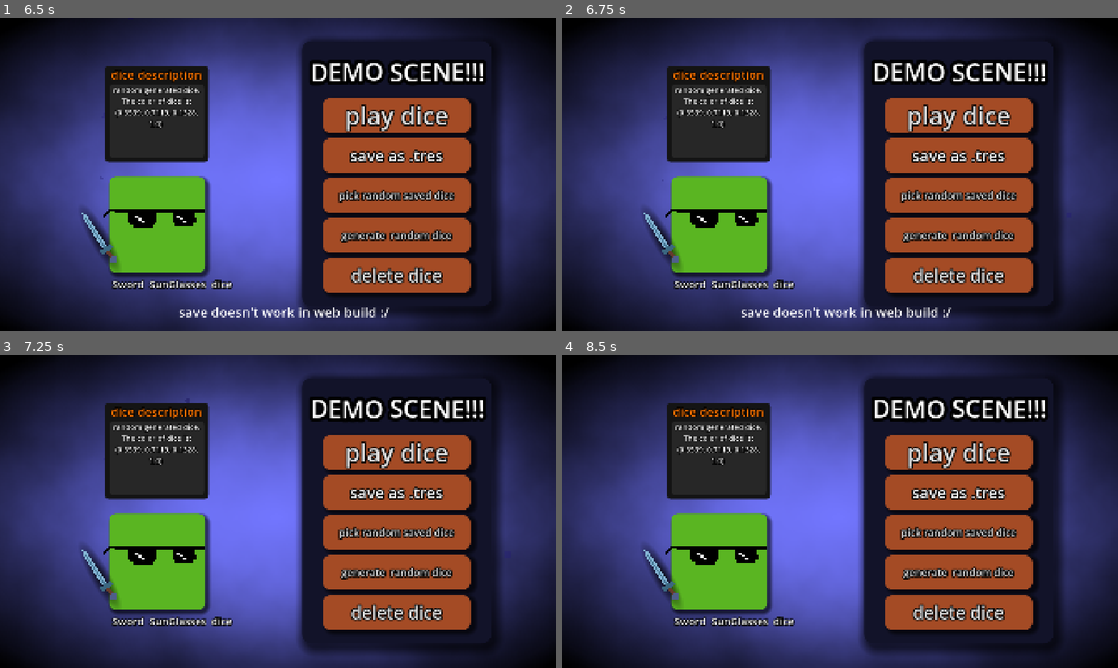
Above: before the commit, frames 1-4 (two rows, left to right).
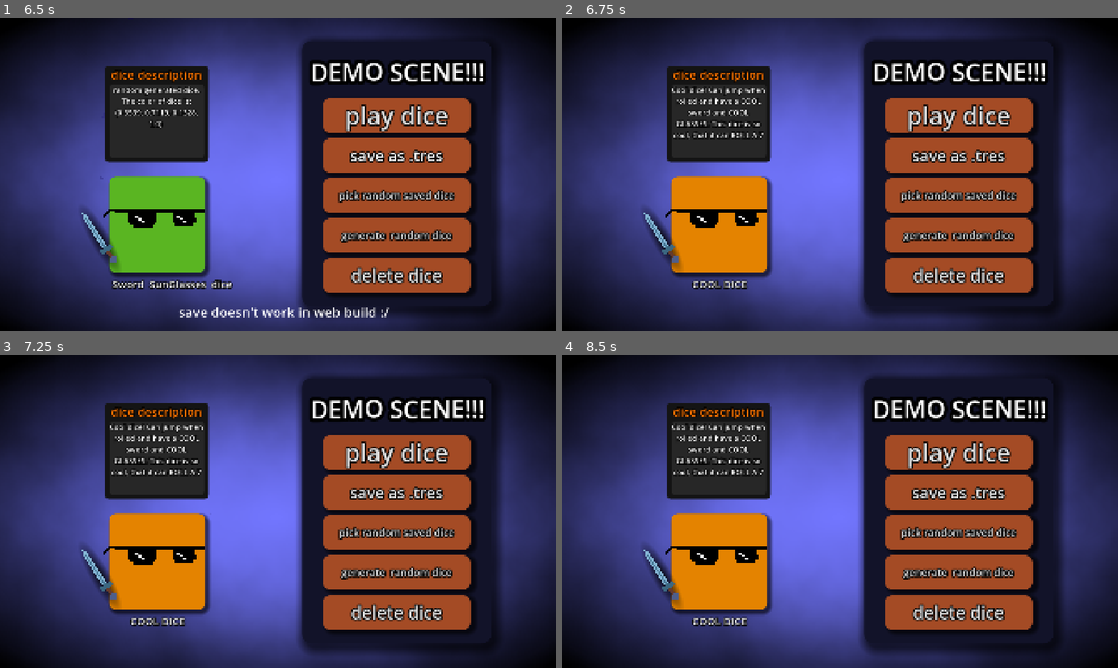
Above: after the commit, the same moments.

Repository: Tetramollaxx/XK_CMS
Game: Godot game, scene res://Game/CMS/Demo/scenes/demo_main.tscn
Same seed, same stepped clock (60 frames per second), same inputs: the game is played once before the commit and once after it.
Inputs:
- Up to frame 1 (6.5 s): click "pick random saved dice" at 0.5 s; click "generate random dice" at 1.25 s; click "play dice" at 2 s; click "play dice" at 2.75 s; click "generate random dice" at 3.5 s; click "play dice" at 4.25 s; click "generate random dice" at 5 s; click "save as .tres" at 5.75 s
- Up to frame 2 (6.75 s): tap Enter (ui_accept) at 6.5, 6.6 s
- Up to frame 3 (7.25 s): tap Enter (ui_accept) at 6.77, 7.07 s
- Up to frame 4 (8.5 s): tap Enter (ui_accept) at 7.35, 7.52, 7.82, 8.1 s

Frame 1 is identical in both runs. In frame 2, 7.1% of the frame differs, in the area x 19-87%, y 13-96%; in frame 3, 6.6%; in frame 4, 6.6%.

Commit message:
Fighting with the memory

Diff:
--- a/Game/CMS/CMS.gd
+++ b/Game/CMS/CMS.gd
@@ -9,7 +9,7 @@
 static var all_keys: Array[String] = []
 
 ## Включить или отключить бесячий print
-static var debug_print : bool = true
+static var debug_print : bool = false
 
 
 static func get_entity(key: String) -> Entity:
--- a/Game/CMS/Demo/Tags/TagJumpOnPlay.gd
+++ b/Game/CMS/Demo/Tags/TagJumpOnPlay.gd
@@ -1,5 +1,6 @@
 extends Tag
 class_name TagJumpOnPlay
+
 
 var _is_in_animation
 func OnPlayedDice(dice : Dice):
--- a/Game/CMS/Demo/Tags/TagMemoryLeak.gd
+++ b/Game/CMS/Demo/Tags/TagMemoryLeak.gd
@@ -5,15 +5,16 @@
 ## утечки можно проверить в Отладчик->Мониторинг-> кол-во объектов, ресурсов и узлов.
 class_name TagMemoryLeak
 
-var reference_to_the_data : EntityData
-var reference_to_the_tags : Array[Tag]
+#var reference_to_the_data : EntityData
+#var reference_to_the_tags : Array[Tag]
 
 
-func OnInitData(data : EntityData):
-	reference_to_the_data = data
+func OnPlayedDice(_d : Dice):
+	for t in entity_node.data.Tags:
+		pass
+		#reference_to_the_tags.append(t)
+		#(entity_node.get_parent() as Main).memory_leak.append(entity_node.data)
 
-	for t in data.Tags:
-		reference_to_the_tags.append(t)
 
 #func OnUnregistred(): # Чтобы не было утечки памяти, нужно удалять ссылки, или вообще не создавать ссылки
 	#reference_to_the_tags = [null]
--- a/Game/CMS/Demo/scenes/dice.gd
+++ b/Game/CMS/Demo/scenes/dice.gd
@@ -9,5 +9,6 @@
 @onready var rolled_value_label: Label = $RolledValueLabel
 
 
+
 func get_visual_elements():
 	return %VisualElements.get_children()
--- a/Game/CMS/Demo/scripts/demo_main.gd
+++ b/Game/CMS/Demo/scripts/demo_main.gd
@@ -7,12 +7,28 @@
 var resources  : Array[String]
 
 
-var memory_leak_references : Array[EntityData]
+var can_test :bool = false
+
+
+func _ready() -> void:
+	await get_tree().create_timer(10).timeout
+	can_test = true
+	await get_tree().create_timer(4).timeout
+	can_test = false
+
+
+func _process(_delta: float) -> void:
+	if can_test:
+		_on_delete_dice_button_pressed()
+		_on_ramdomize_button_pressed()
+	if Input.is_action_just_pressed("ui_accept"):
+		get_tree().reload_current_scene()
 
 
 func _on_ramdomize_button_pressed() -> void:
 	var pos : Vector2 = Vector2(543.0, 715.0)
 	if dice:
+		print(dice.data)
 		pos = dice.global_position
 		dice.queue_free()
 	dice = load("res://Game/CMS/Demo/scenes/dice.tscn").instantiate()
@@ -20,7 +36,6 @@
 	resources = CMS.get_resources_in_directory("res://Game/CMS/Demo/Entities/")
 
 	dice.data = ResourceLoader.load(resources.pick_random())
-	memory_leak_references.append(dice.data)
 	dice.global_position = pos
 	add_child(dice)
 
--- a/Game/CMS/EntityData.gd
+++ b/Game/CMS/EntityData.gd
@@ -8,5 +8,9 @@
 
 func UnregisterTags():
 	for tag in Tags:
-		Interactions.unregister_object(tag)
-		tag.OnUnregistred()
+		tag._on_unregister()
+		assert(tag.get_reference_count() <= 2, "Too many references: " + str(tag.get_reference_count()) + " to the Tag, this may create memory leak, must be <= 2")
+	print(get_reference_count())
+	assert(get_reference_count() <= 2, "Too many references: " + str(get_reference_count()) + " to the EntityData, this may create memory leak, must be <= 2")
+
+# если ты читаешь эту ошибку, значит ты не почистил ссылки на tag'и и EntityData, это может вызвать утечки памяти
--- a/Game/CMS/InteractionManager.gd
+++ b/Game/CMS/InteractionManager.gd
@@ -1,31 +1,146 @@
 extends Node
-## Херовый аналог интеракторов хк. Находит и даёт все узлы, реализующие метод, узлы должны находится в группе Implementors. Также позволяет находить ресурсы (Тэги) реализующие нужные методы, однако ресурcы нужно регестрировать
-class_name InteractionManger
+class_name InteractionManager
 
-## Все те, кого он может вызвать, для Node есть возможность быть добавленной в группу "Implementers", через ui
-var objects : Array[Object]
+var ClearThreshold : int = 5
+
+var _interactions : Array[WeakRef]
+var _visited : Array[int]
+
+var DebugPrint : bool = false
+
+func _ready() -> void:
+	_initialize_interactions()
+
+	get_tree().node_added.connect(_on_node_added)
+	get_tree().node_removed.connect(_on_node_deleted)
 
 
+func _on_node_added(n : Node):
+	if n.has_meta("Interaction") and n.get_meta("Interaction"):
+		if ! _has(n):
+			_interactions.append(weakref(n))
+	var props := n.get_property_list()
+	for p in props:
+		var value = n.get(p.name)
+		_process_prop(value)
 
-func register_object(obj : Object):
-	if !objects.has(obj):
-		objects.append(obj)
+func _on_node_deleted(n : Node):
+	if _has(n):
+		for i in _interactions.size():
+			if _interactions[i].get_ref() == n:
+				_interactions.remove_at(i)
+	if _interactions.size() > ClearThreshold:
+		for i in range(_interactions.size() -1, -1, -1):
+			if _interactions[i] == null:
+				_interactions.remove_at(i)
+				continue
+			if !is_instance_valid(_interactions[i].get_ref()):
+				_interactions.remove_at(i)
+				continue
+			if _interactions[i].get_ref() == null:
+				_interactions.remove_at(i)
+				continue
 
-func unregister_object(obj : Object):
-	objects.erase(obj)
+func _initialize_interactions():
+	var root = get_tree().root
 
-## даём тем, кто просит всех тех, у кого есть данный метод
-func get_implementers(method_name : String):
-	var result : Array[Object]
-	for obj in objects:
-		if obj.has_method(method_name):
-			result.append(obj)
-	for n in get_tree().get_nodes_in_group("Implementers"):
-		if !result.has(n) and n.has_method(method_name):
-			result.append(n)
-	return result
+	for c in root.get_children():
+		_process_node_recursive(c)
 
-## вызываем всех тех, у кого есть метод
+	if DebugPrint:
+		for i in _interactions:
+			print("registerd interaction : ", i.get_ref())
+
+
+func _process_node_recursive(n : Node):
+
+	if _was_visited(n):
+		return
+	_mark_visited(n)
+
+	if n.has_meta("Interaction") and n.get_meta("Interaction"):
+		if ! _has(n):
+			_interactions.append(weakref(n))
+	for c in n.get_children():
+		_process_node_recursive(c)
+
+	if n is Entity:
+		pass
+
+	var props := n.get_property_list()
+	for p in props:
+		var value = n.get(p.name)
+		_process_prop(value)
+
+func _process_prop(value):
+	if value == null:
+		return
+
+	if _was_visited(value):
+		return
+	_mark_visited(value)
+
+	if typeof(value) == TYPE_ARRAY:
+		for i in value:
+			_process_prop(i)
+	elif typeof(value) == TYPE_DICTIONARY:
+		for k in value.keys():
+			_process_prop(value[k])
+	elif typeof(value) == TYPE_OBJECT:
+		if value.has_meta("Interaction") and value.get_meta("Interaction"):
+			if ! _has(value):
+				_interactions.append(weakref(value))
+		var props = value.get_property_list()
+		for p in props:
+			var v = value.get(p.name)
+
+			if typeof(v) == typeof(value):
+				if v == value:
+					continue
+
+			_process_prop(v)
+
+func _has(obj : Object):
+	for i in _interactions:
+		if i.get_ref() == obj:
+			return true
+	return false
+
+func _mark_visited(obj : Variant):
+	if !obj is Object:
+		return
+	_visited.append(obj.get_instance_id())
+
+func _was_visited(obj : Variant):
+	if !obj is Object:
+		return false
+	return _visited.has(obj.get_instance_id())
+
+
+func get_implementers(method_name : String) -> Array:
+	var to_return : Array[Object]
+
+
+	for i in range(_interactions.size() -1, -1, -1):
+		if _interactions[i] == null:
+			_interactions.remove_at(i)
+			continue
+		if !is_instance_valid(_interactions[i].get_ref()):
+			_interactions.remove_at(i)
+			continue
+		if _interactions[i].get_ref() == null:
+			_interactions.remove_at(i)
+			continue
+		if _interactions[i].get_ref().has_method(method_name):
+			to_return.append(_interactions[i].get_ref())
+
+		_visited = []
+
+	if DebugPrint:
+		print("interactions count: ", _interactions.size())
+	return to_return
+
 func call_implementers(method_name : String, ...args : Array[Variant]):
-	for imp in get_implementers(method_name):
-		imp.callv(method_name, args)
+	var a = get_implementers(method_name)
+	for i in a:
+		i.callv(method_name, args)
--- a/Game/CMS/TagDefinition.gd
+++ b/Game/CMS/TagDefinition.gd
@@ -5,15 +5,23 @@
 var entity_node : Entity
 
 func _on_init_data(data : EntityData):
-	Interactions.register_object(self)
+	set_meta("Interaction", true)
 	OnInitData(data)
+
 
 @warning_ignore("unused_parameter") # бесит !!!
 func OnInitData(data : EntityData) : pass # virtual типо _ready() для тэгов
 
 func OnEntityReady() : pass
+func OnUnregister()  : pass
 
-func OnUnregistred() :
-	if self is TagMemoryLeak:
-		for p in get_property_list():
-			self.set(p.get("name"), null)
+
+func _on_unregister() :
+	OnUnregister()
+	for p in self.get_property_list(): # специально чищу тэг, чтобы не было утечек памяти...
+		if p.type == TYPE_ARRAY:
+			self.set(p.name, [])
+		if p.type == TYPE_DICTIONARY:
+			self.set(p.name, {})
+		if p.type == TYPE_OBJECT:
+			self.set(p.name, null)
Not shown, added: Game/CMS/Demo/scenes/demo_main.tscn9271084415.tmp
